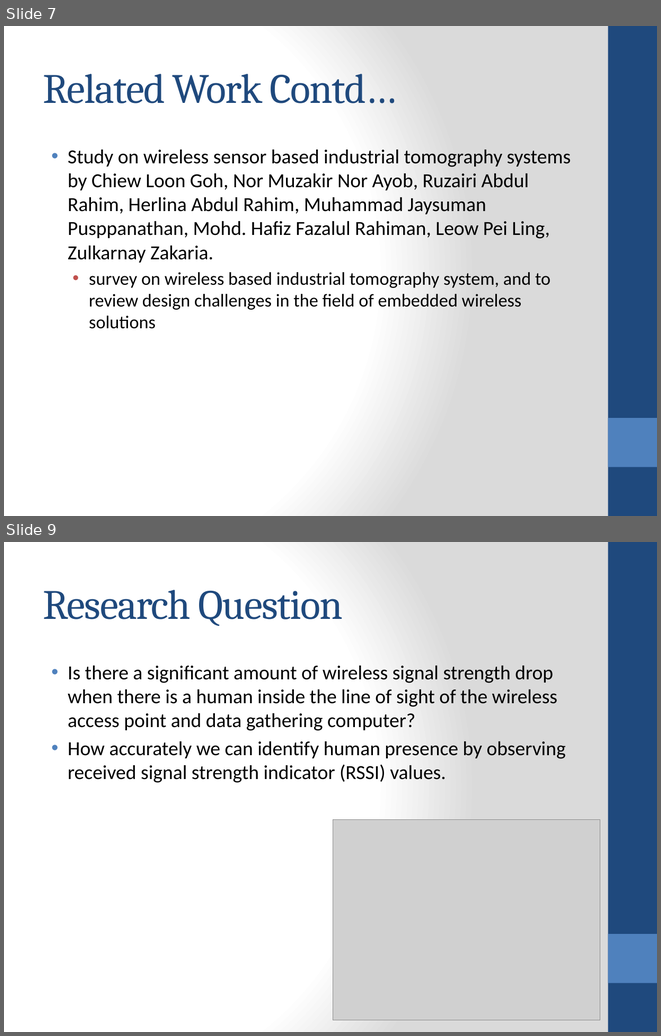
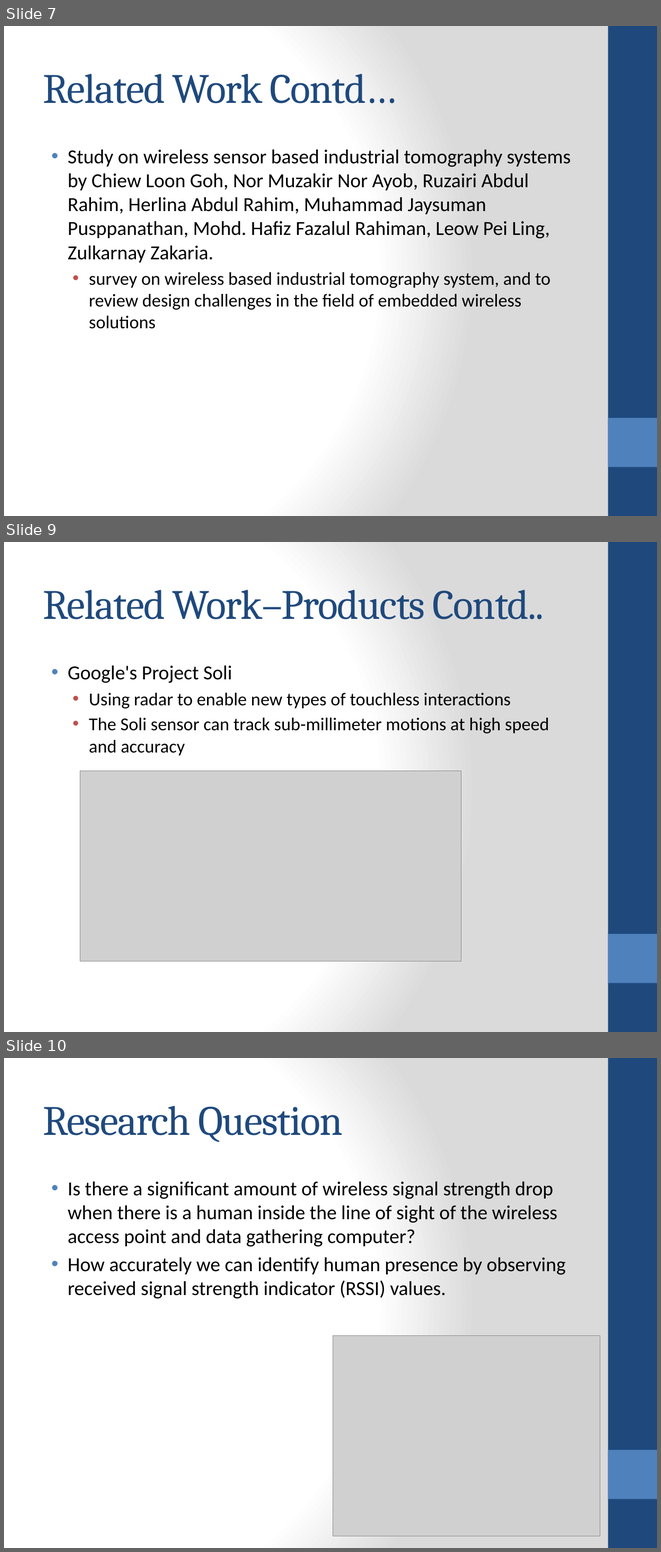
Before and after one commit to jithendra89/research, a slide deck: presentations/interim-final.pptx. Shown one above the other, each under a label of ours: slides 7 and 9 before the commit, slides 7, 9 and 10 after it; the slides between them are not shown. The pictures are 661x1036 and 661x1552 pixels, drawn with LibreOffice and Linux fonts; fonts in the diff are those of the drawing; grey boxes stand for pictures. Boxes give left, top, right and bottom in pixels: in the first picture for what was removed or moved away, otherwise in the second. Text is boxed around its words. In the diff, an @@ line names an element or a change of style, - is before the commit and + after.

```diff
--- a/presentations/interim-final.pptx
+++ b/presentations/interim-final.pptx
@@ slide 9 added at (4, 542, 657, 1032), background gradient #FFFFFF to #DADADA; not listed: 2 template elements that a slide beside it also shows @@
@@ title added at (43, 590, 544, 619), 46 pt, text #1F497D @@
+Related Work–Products Contd..
@@ text added at (68, 665, 549, 756), 20 pt, text #000000 @@
+• Google's Project Soli
+  • Using radar to enable new types of touchless interactions
+  • The Soli sensor can track sub-millimeter motions at high speed and accuracy
@@ picture added at (80, 770, 461, 961) @@
@@ what was slide 9 is now slide 10 @@
```
Also in this commit, not shown: 2 slides changed, 1 other slide added, 2 other files.
